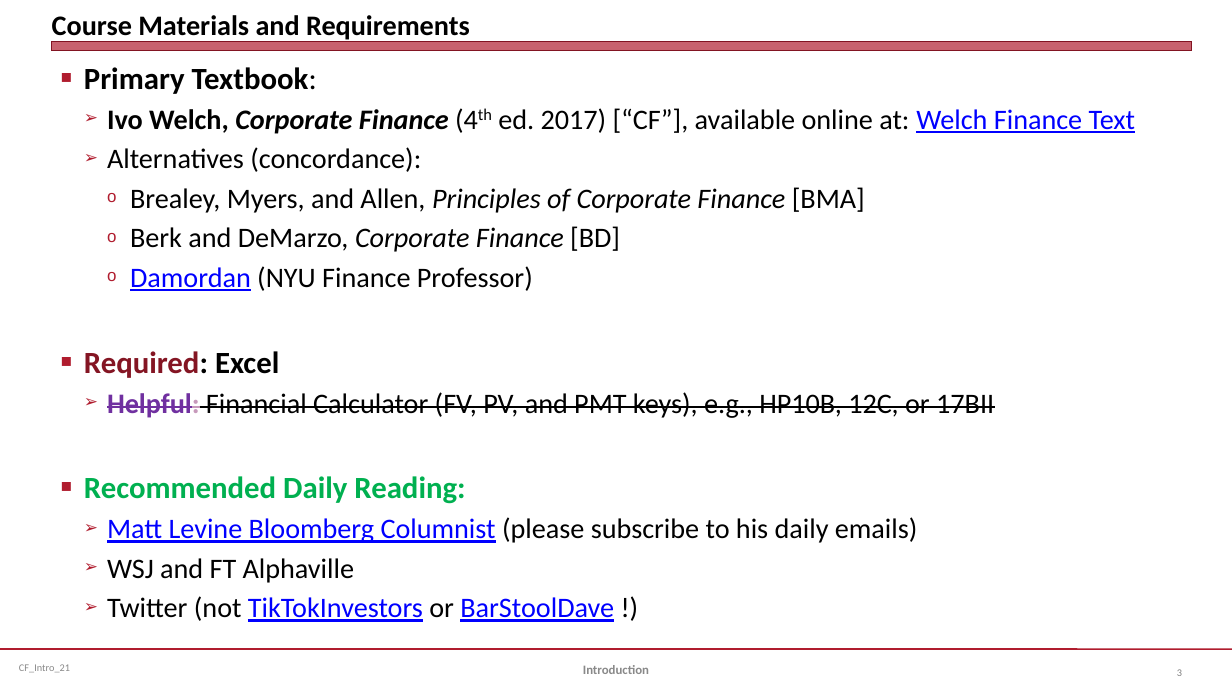
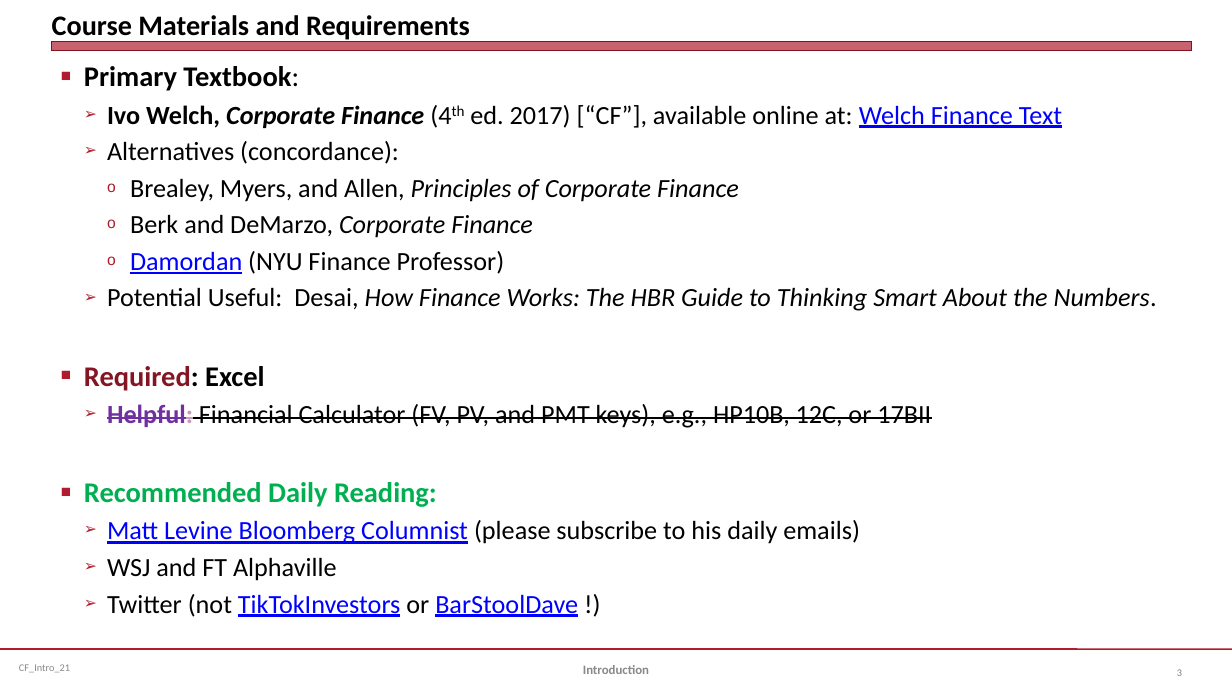
Before and after one commit to jmc877/Corporate-Finance, a slide deck: slide 3 of slides/CF_Intro_21.pptx. Drawn at 1232x693 pixels with LibreOffice and Linux fonts; fonts in the diff are those of the drawing. Boxes give left, top, right and bottom in pixels: in the first picture for what was removed or moved away, otherwise in the second. Text is boxed around its words. In the diff, an @@ line names an element or a change of style, - is before the commit and + after.

```diff
--- a/slides/CF_Intro_21.pptx
+++ b/slides/CF_Intro_21.pptx
@@ text at (84, 66, 1062, 617): size 24 to 22.2 pt in "Primary Textbook:", "Required: Excel", "Recommended Daily Reading:"; size 22 to 20.4 pt in "Ivo Welch, Corporate Finance (4th ed. 2017) ...", "Alternatives (concordance):", "Damordan (NYU Finance Professor)", "Helpful: Financial Calculator (FV, PV, and PMT ..." and 3 more places @@
@@ text at (130, 178, 739, 238): text changed; size 22 to 20.4 pt; italic on @@
-    o Brealey, Myers, and Allen, Principles of Corporate Finance [BMA]
-    o Berk and DeMarzo, Corporate Finance [BD]
+    o Brealey, Myers, and Allen, Principles of Corporate Finance
+    o Berk and DeMarzo, Corporate Finance
@@ text at (107, 287, 1157, 311): paragraph added @@
+  ➢ Potential Useful: Desai, How Finance Works: The HBR Guide to Thinking Smart About the Numbers.
```
Also in this commit, not shown: 5 other slides changed, 4 other files.
